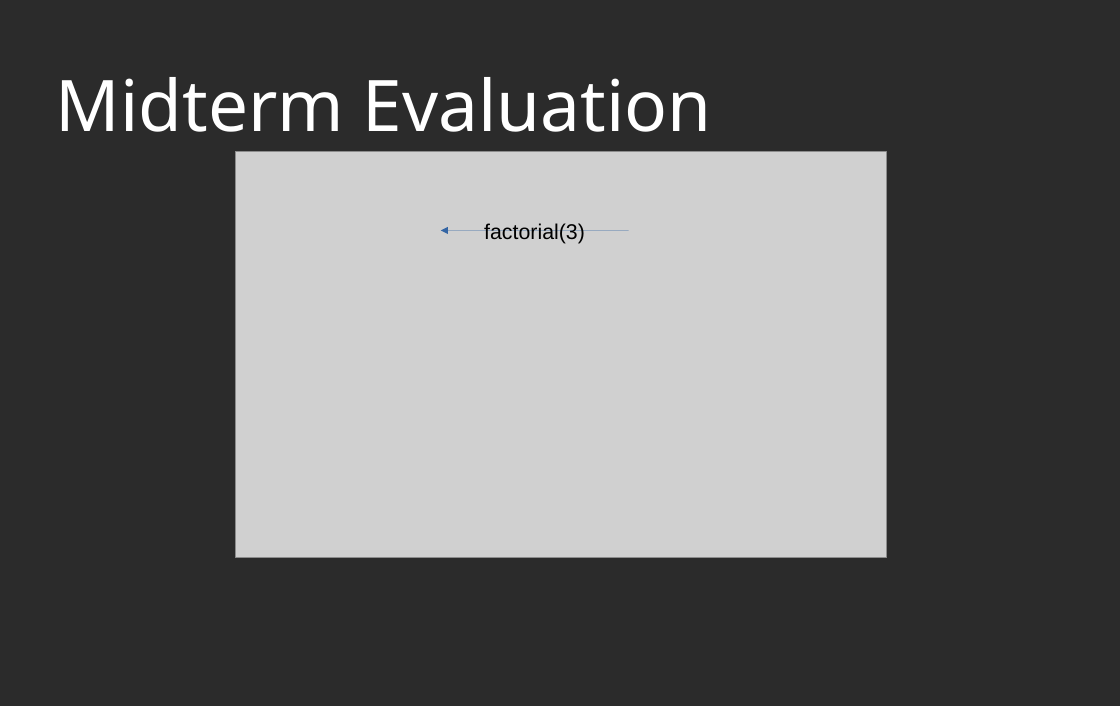
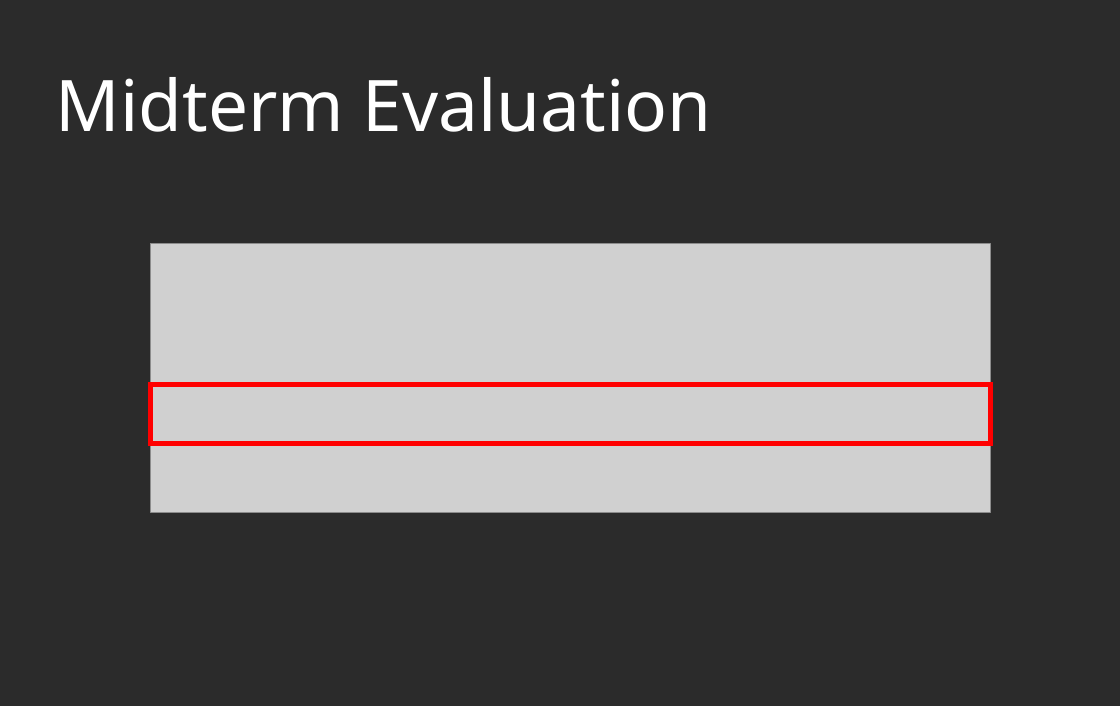
Before and after one commit to annalenalamprecht/CoTaPP, a slide deck: slide 21 of Lecture Notes/12 Midterm Evaluation.odp. Drawn at 1120x706 pixels with LibreOffice and Linux fonts; fonts in the diff are those of the drawing; grey boxes stand for pictures; background and template pictures are left out; a plain dark background stands for a picture behind light text. Boxes give left, top, right and bottom in pixels: in the first picture for what was removed or moved away, otherwise in the second. Text is boxed around its words. In the diff, an @@ line names an element or a change of style, - is before the commit and + after.

```diff
--- a/Lecture Notes/12 Midterm Evaluation.odp
+++ b/Lecture Notes/12 Midterm Evaluation.odp
@@ line removed at bbox=[440, 230, 628, 230] @@
-factorial(3)
@@ picture: place and size @@
-picture at bbox=[235, 152, 887, 557]
+picture at bbox=[150, 244, 990, 512]
@@ rectangle added at bbox=[150, 384, 990, 444], outline #FF0000 4.31 pt @@
```
Also in this commit, not shown: 4 other slides changed, 8 slides removed.
